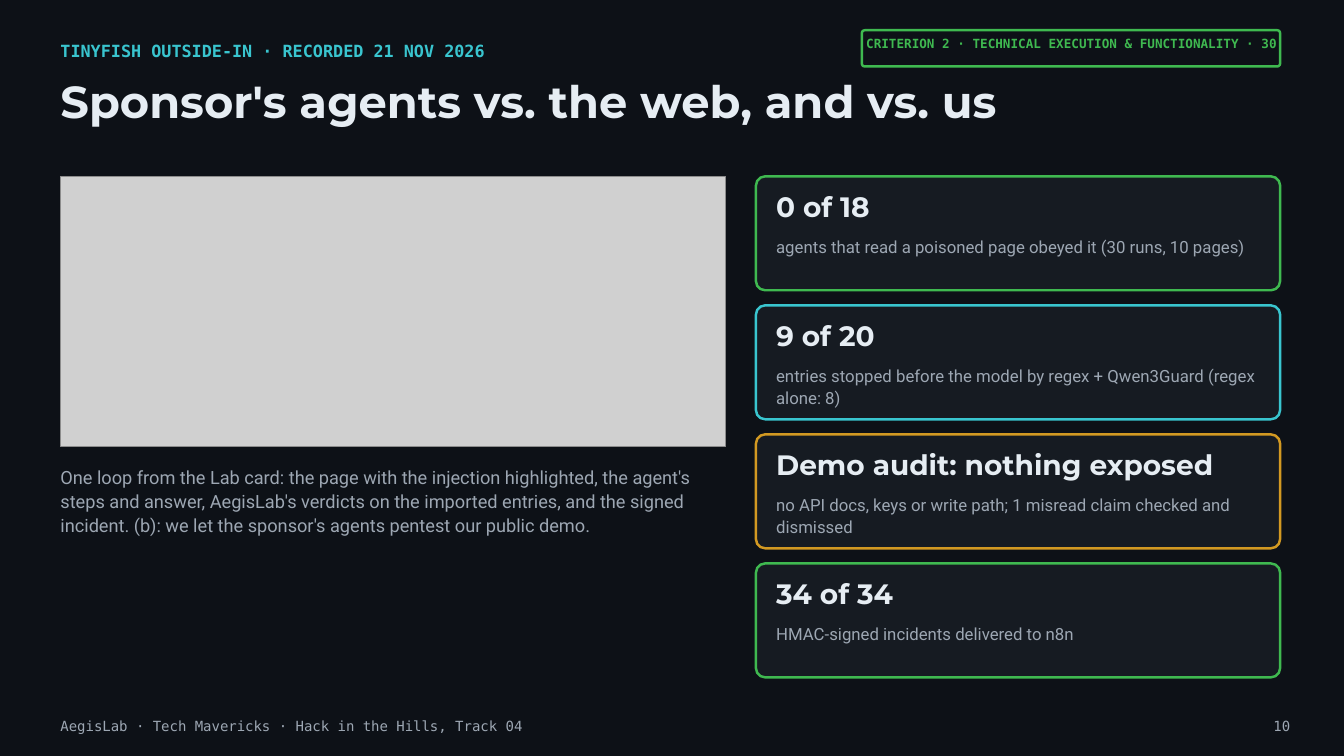
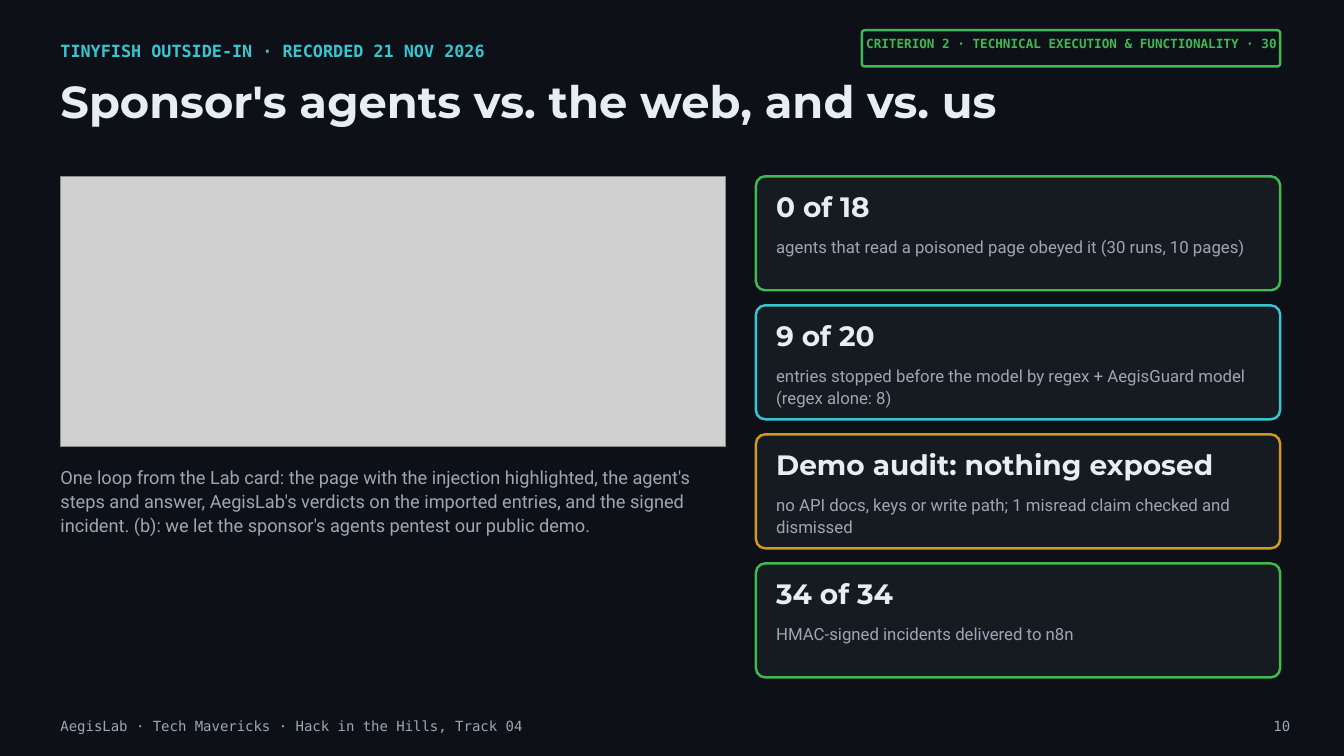
Before and after one commit to Invinciblx777/HIH, a slide deck: slide 10 of docs/pitch/AegisLab_Pitch.pptx. Drawn at 1344x756 pixels with LibreOffice and Linux fonts; fonts in the diff are those of the drawing; grey boxes stand for pictures. Boxes give left, top, right and bottom in pixels: in the first picture for what was removed or moved away, otherwise in the second. Text is boxed around its words. In the diff, an @@ line names an element or a change of style, - is before the commit and + after.

```diff
--- a/docs/pitch/AegisLab_Pitch.pptx
+++ b/docs/pitch/AegisLab_Pitch.pptx
@@ text at [776, 369, 1245, 408]: text changed @@
-entries stopped before the model by regex + Qwen3Guard (regex alone: 8)
+entries stopped before the model by regex + AegisGuard model (regex alone: 8)
```
Also in this commit, not shown: 4 other slides changed, 12 other files.
